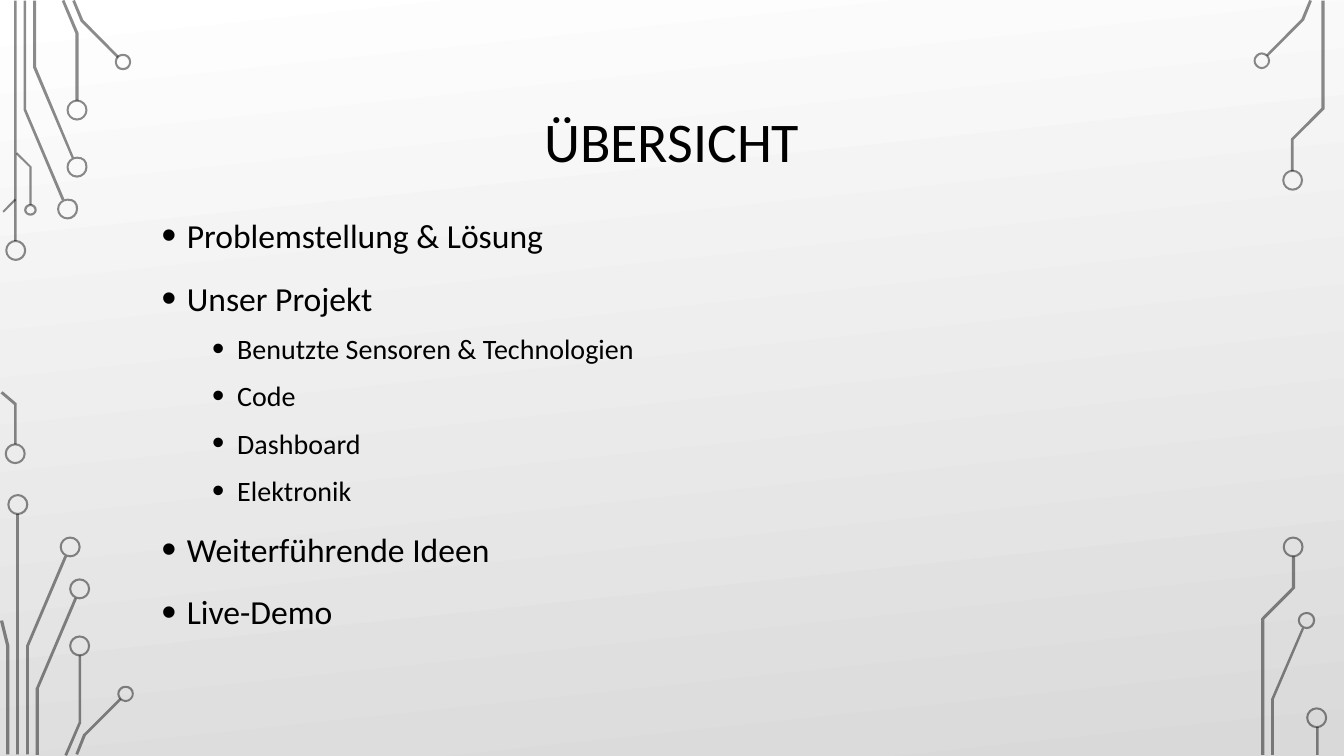
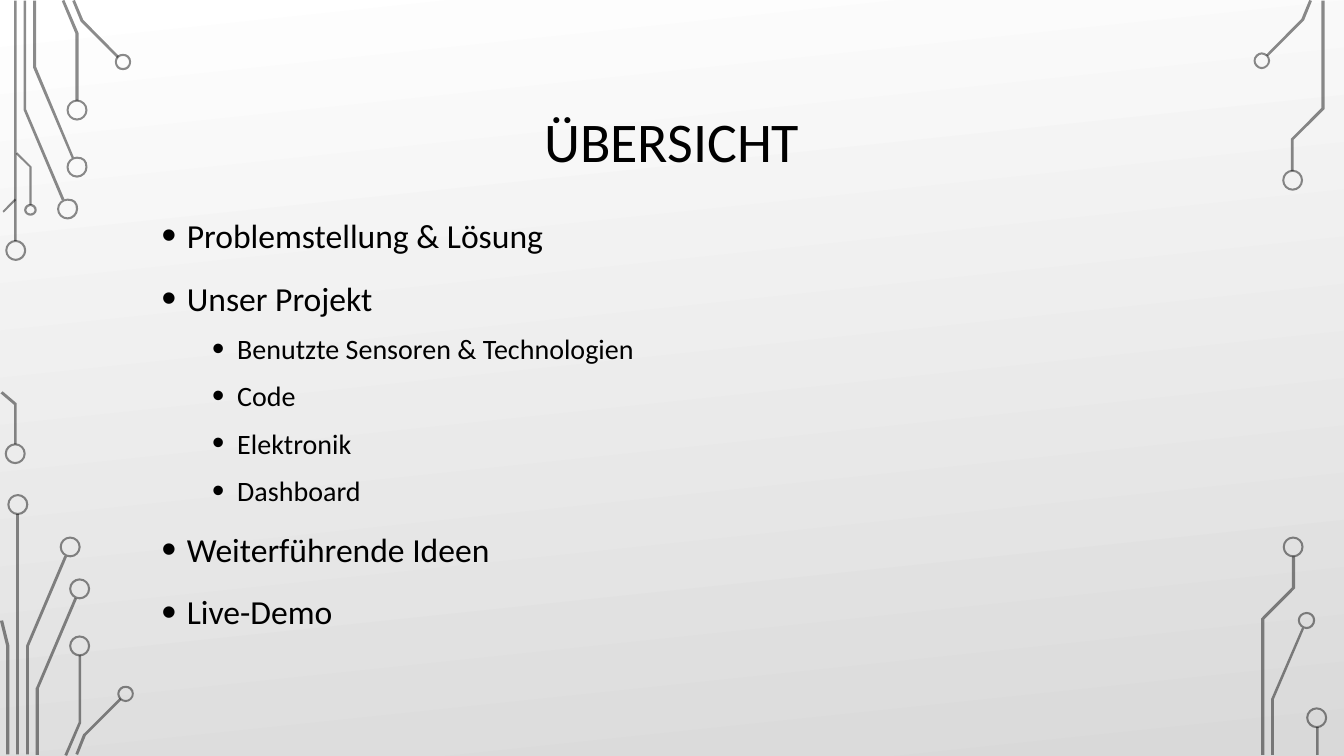
Before and after one commit to liviobue/iot_project, a slide deck: slide 2 of Presentation/Presentation.pptx. Drawn at 1344x756 pixels with LibreOffice and Linux fonts; fonts in the diff are those of the drawing; background and template pictures are left out. Boxes give left, top, right and bottom in pixels: in the first picture for what was removed or moved away, otherwise in the second. Text is boxed around its words. In the diff, an @@ line names an element or a change of style, - is before the commit and + after.

Commit message:
Änderungen in der Präsentation

```diff
--- a/Presentation/Presentation.pptx
+++ b/Presentation/Presentation.pptx
@@ text at bbox=[237, 434, 351, 455]: paragraph added @@
+  • Elektronik
@@ text at bbox=[237, 481, 351, 502]: paragraph removed @@
-  • Elektronik
```
